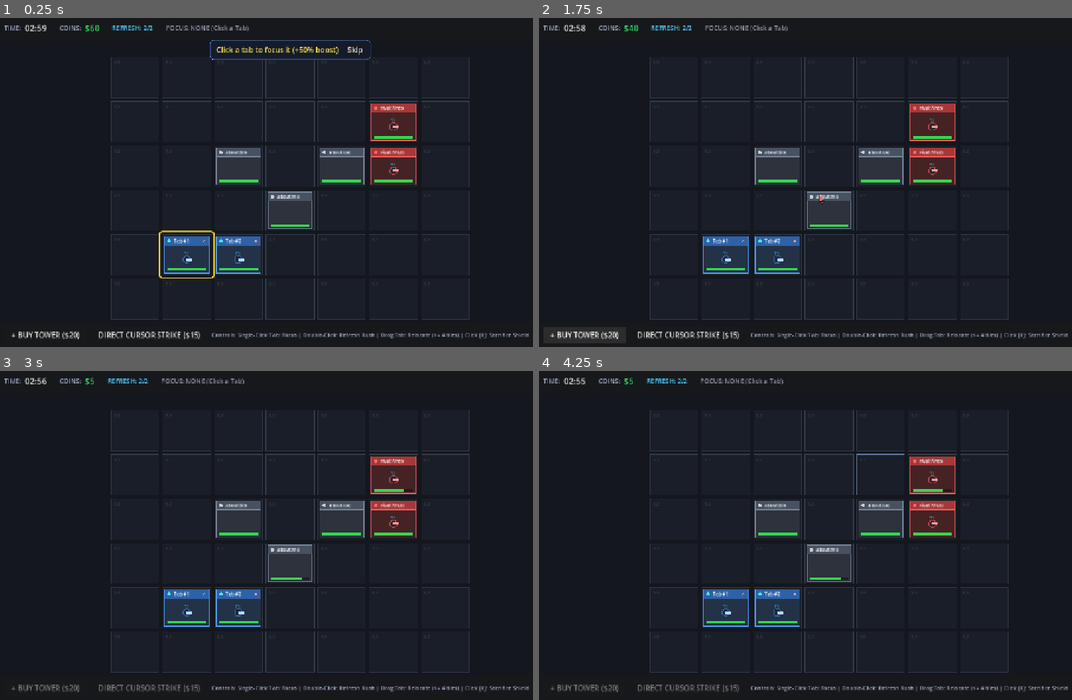
Above: before the commit, frames 1-4 (two rows, left to right).
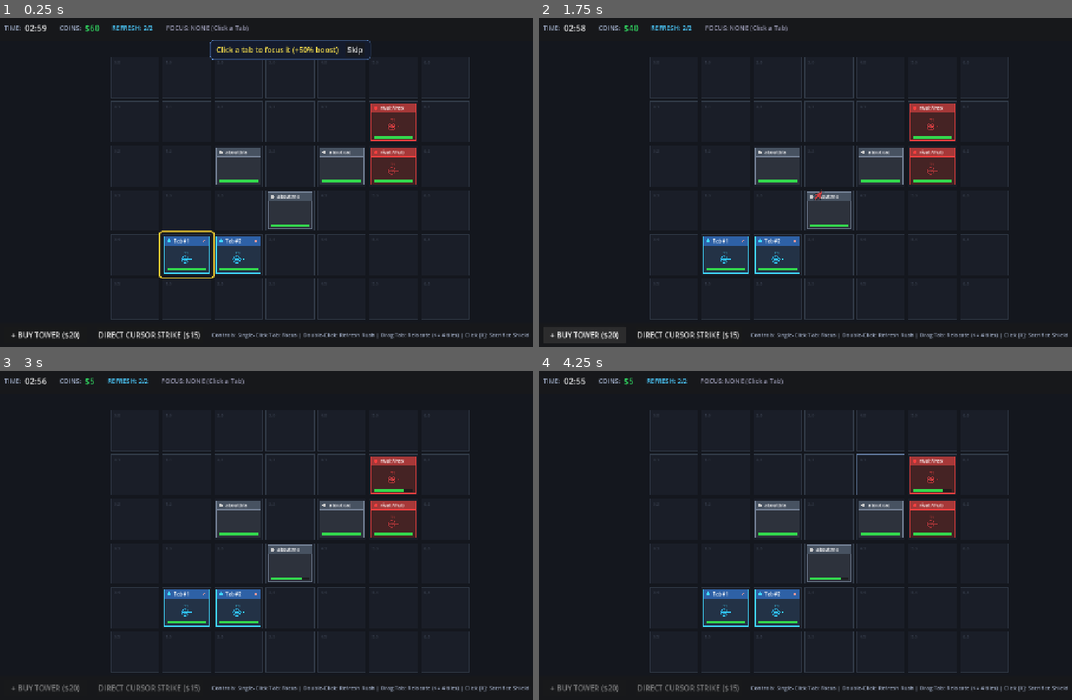
Above: after the commit, the same moments.

Repository: Amarnaath548/tab-siege
Game: Godot game, scene res://scenes/main.tscn
The game is run twice, just before and just after one commit, with the same random seed, the same clock (stepped at 60 frames per second) and the same inputs.
Inputs (mouse positions are in pixels of both pictures, inside the frame that each line leads up to):
- Up to frame 1 (0.25 s): no input
- Up to frame 2 (1.75 s): click "Skip" at 0.5 s; click "+ BUY TOWER ($20)" at 1.25 s
- Up to frame 3 (3 s): click "DIRECT CURSOR STRIKE ($15)" at 2 s; click "+ BUY TOWER ($20)" at 2.75 s
- Up to frame 4 (4.25 s): tap A at 3.5 s; drag from (672, 430) to (890, 459) at 3.52 s

The runs differ from the first frame. In frame 1, 0.4% of the frame differs, in the area x 30-79%, y 26-78%; in frame 2, 0.5%; in frame 3, 0.4%; in frame 4, 0.4%.

Commit message:
feat: implement tab mechanics, cursor strikes, and tower defenses

Diff:
--- /dev/null
+++ b/assets/sprites/cursor_icon.tres
@@ -0,0 +1,7 @@
+[gd_resource type="AtlasTexture" format=3 uid="uid://cwsrjw3noq8y2"]
+
+[ext_resource type="Texture2D" uid="uid://dcmkjauay8n8f" path="res://sprites/Futuristic_game_sprite_sheet_icons_e105b866_2K-removebg-preview (1).png" id="1_byswd"]
+
+[resource]
+atlas = ExtResource("1_byswd")
+region = Rect2(33, 218, 110, 115)
--- /dev/null
+++ b/assets/sprites/pin_icon.tres
@@ -0,0 +1,7 @@
+[gd_resource type="AtlasTexture" format=3 uid="uid://d37bgwdxl84mn"]
+
+[ext_resource type="Texture2D" uid="uid://dcmkjauay8n8f" path="res://sprites/Futuristic_game_sprite_sheet_icons_e105b866_2K-removebg-preview (1).png" id="1_jdo5w"]
+
+[resource]
+atlas = ExtResource("1_jdo5w")
+region = Rect2(207, 215, 88, 121)
--- /dev/null
+++ b/assets/sprites/shield_icon.tres
@@ -0,0 +1,7 @@
+[gd_resource type="AtlasTexture" format=3 uid="uid://c87kqgnxjvv3l"]
+
+[ext_resource type="Texture2D" uid="uid://dcmkjauay8n8f" path="res://sprites/Futuristic_game_sprite_sheet_icons_e105b866_2K-removebg-preview (1).png" id="1_5leef"]
+
+[resource]
+atlas = ExtResource("1_5leef")
+region = Rect2(362, 219, 111, 117)
--- /dev/null
+++ b/assets/sprites/turret_t1.tres
@@ -0,0 +1,7 @@
+[gd_resource type="AtlasTexture" format=3 uid="uid://diyrqjv3wvsga"]
+
+[ext_resource type="Texture2D" uid="uid://dcmkjauay8n8f" path="res://sprites/Futuristic_game_sprite_sheet_icons_e105b866_2K-removebg-preview (1).png" id="1_d63ca"]
+
+[resource]
+atlas = ExtResource("1_d63ca")
+region = Rect2(60, 56, 51, 79)
--- /dev/null
+++ b/assets/sprites/turret_t2.tres
@@ -0,0 +1,7 @@
+[gd_resource type="AtlasTexture" format=3 uid="uid://cgr5vdpaj1bm0"]
+
+[ext_resource type="Texture2D" uid="uid://dcmkjauay8n8f" path="res://sprites/Futuristic_game_sprite_sheet_icons_e105b866_2K-removebg-preview (1).png" id="1_12uo8"]
+
+[resource]
+atlas = ExtResource("1_12uo8")
+region = Rect2(207, 39, 88, 115)
--- /dev/null
+++ b/assets/sprites/turret_t3.tres
@@ -0,0 +1,7 @@
+[gd_resource type="AtlasTexture" format=3 uid="uid://by4iqp67mn2"]
+
+[ext_resource type="Texture2D" uid="uid://dcmkjauay8n8f" path="res://sprites/Futuristic_game_sprite_sheet_icons_e105b866_2K-removebg-preview (1).png" id="1_ew2sp"]
+
+[resource]
+atlas = ExtResource("1_ew2sp")
+region = Rect2(349, 24, 135, 138)
--- /dev/null
+++ b/assets/sprites/turret_t4.tres
@@ -0,0 +1,7 @@
+[gd_resource type="AtlasTexture" format=3 uid="uid://dp86uml6l6hjp"]
+
+[ext_resource type="Texture2D" uid="uid://dcmkjauay8n8f" path="res://sprites/Futuristic_game_sprite_sheet_icons_e105b866_2K-removebg-preview (1).png" id="1_o0wlu"]
+
+[resource]
+atlas = ExtResource("1_o0wlu")
+region = Rect2(515, 33, 136, 135)
--- a/scenes/battle/cursor_strike/cursor_strike.gd
+++ b/scenes/battle/cursor_strike/cursor_strike.gd
@@ -1,7 +1,8 @@
 class_name CursorStrike
 extends Node2D
 
-# Stylized OS mouse cursor that swoops down and strikes a target tab
+# Stylized OS mouse cursor that swoops down and strikes a target tab.
+# Renders AtlasTexture cursor_icon with Sprite2D modulated by faction/focus.
 
 signal strike_impacted(target: Node)
 
@@ -10,6 +11,7 @@
 var damage: float = 15.0
 var faction: String = "player" # "player" or "rival"
 var is_mini: bool = false # Mini cursor strikes used in Refresh Rush
+var is_active_focus: bool = false
 
 var elapsed: float = 0.0
 var strike_duration: float = 0.35
@@ -17,19 +19,81 @@
 var ripple_radius: float = 0.0
 var ripple_alpha: float = 1.0
 
+var _sprite: Sprite2D = null
+var sprite: Sprite2D:
+	get:
+		if _sprite == null:
+			_setup_sprite()
+		return _sprite
+
+const COLOR_PLAYER := Color(0.25, 0.85, 1.0) # Cyan/Blue
+const COLOR_RIVAL := Color(0.95, 0.25, 0.25)  # Crimson
+const COLOR_FOCUS := Color(1.0, 0.82, 0.15)  # Gold
+
+static func _load_atlas(filename: String) -> Texture2D:
+	var paths := [
+		"res://assets/sprites/" + filename,
+		"res://sprites/" + filename
+	]
+	for p in paths:
+		if ResourceLoader.exists(p):
+			return load(p) as Texture2D
+	return null
+
+func _enter_tree() -> void:
+	_setup_sprite()
+	_update_visuals()
+
 func _ready() -> void:
+	_setup_sprite()
+	_update_visuals()
 	queue_redraw()
 
-func init_strike(target: Node, dmg: float, p_faction: String, p_is_mini: bool = false) -> void:
+func _setup_sprite() -> void:
+	if _sprite == null:
+		_sprite = get_node_or_null("Sprite2D") as Sprite2D
+		if _sprite == null:
+			_sprite = Sprite2D.new()
+			_sprite.name = "Sprite2D"
+			add_child(_sprite)
+	if _sprite != null and _sprite.texture == null:
+		_update_visuals()
+
+func init_strike(target: Node, dmg: float, p_faction: String, p_is_mini: bool = false, p_is_active_focus: bool = false) -> void:
 	target_node = target
 	damage = dmg
 	faction = p_faction
 	is_mini = p_is_mini
+	is_active_focus = p_is_active_focus
 	if is_instance_valid(target):
 		target_pos = target.global_position
 	# Start slightly above and to the left of the target
 	var offset := Vector2(-40.0, -60.0) if not is_mini else Vector2(randf_range(-30, 30), -45.0)
 	position = target_pos + offset
+	_update_visuals()
+
+func _update_visuals() -> void:
+	if _sprite == null:
+		_setup_sprite()
+	if _sprite == null:
+		return
+
+	var tex := _load_atlas("cursor_icon.tres")
+	if tex != null:
+		_sprite.texture = tex
+		var max_dim := maxf(tex.get_width(), tex.get_height())
+		if max_dim > 0.0:
+			var target_size := 30.0 if not is_mini else 20.0
+			var s := target_size / max_dim
+			_sprite.scale = Vector2(s, s)
+
+	# Modulate colors for Player (cyan/blue), Rival (crimson), and Active Focus (gold)
+	if faction == "rival":
+		_sprite.modulate = COLOR_RIVAL
+	elif is_active_focus:
+		_sprite.modulate = COLOR_FOCUS
+	else:
+		_sprite.modulate = COLOR_PLAYER
 
 func _process(delta: float) -> void:
 	elapsed += delta
@@ -51,6 +115,10 @@
 
 func _trigger_impact() -> void:
 	impacted = true
+	if _sprite:
+		var fade_tween := create_tween()
+		fade_tween.tween_property(_sprite, "modulate:a", 0.0, 0.18)
+
 	var synth := get_node_or_null("/root/AudioSynth")
 	if synth:
 		synth.play_strike()
@@ -62,25 +130,8 @@
 	queue_redraw()
 
 func _draw() -> void:
-	var scale_factor: float = 0.7 if is_mini else 1.0
-	var col_cursor: Color = Color.WHITE if faction == "player" else Color(1.0, 0.4, 0.4)
-	var col_border: Color = Color(0.1, 0.1, 0.1, 0.9)
-
-	# Draw Cursor pointer polygon
-	var points := PackedVector2Array([
-		Vector2(0, 0) * scale_factor,
-		Vector2(0, 16) * scale_factor,
-		Vector2(4, 12) * scale_factor,
-		Vector2(8, 19) * scale_factor,
-		Vector2(11, 18) * scale_factor,
-		Vector2(7, 11) * scale_factor,
-		Vector2(13, 11) * scale_factor
-	])
-
-	draw_colored_polygon(points, col_cursor)
-	draw_polyline(points, col_border, 1.5)
-
 	# Shockwave click ring on impact
 	if impacted and ripple_alpha > 0.0:
-		var ring_col := Color(0.2, 0.9, 1.0, ripple_alpha) if faction == "player" else Color(1.0, 0.2, 0.2, ripple_alpha)
-		draw_arc(Vector2.ZERO, ripple_radius, 0, TAU, 24, ring_col, 2.5)
+		var ring_col := COLOR_RIVAL if faction == "rival" else (COLOR_FOCUS if is_active_focus else COLOR_PLAYER)
+		var c := Color(ring_col.r, ring_col.g, ring_col.b, ripple_alpha)
+		draw_arc(Vector2.ZERO, ripple_radius, 0, TAU, 24, c, 2.5)
--- a/scenes/battle/cursor_strike/cursor_strike.tscn
+++ b/scenes/battle/cursor_strike/cursor_strike.tscn
@@ -4,3 +4,5 @@
 
 [node name="CursorStrike" type="Node2D"]
 script = ExtResource("1_strike")
+
+[node name="Sprite2D" type="Sprite2D" parent="."]
--- a/scenes/battle/tab/tab_base.gd
+++ b/scenes/battle/tab/tab_base.gd
@@ -59,9 +59,97 @@
 const CursorStrikeScene: PackedScene = preload("res://scenes/battle/cursor_strike/cursor_strike.tscn")
 const TowerScene: PackedScene = preload("res://scenes/battle/tower/tower.tscn")
 
+var _pin_sprite: Sprite2D = null
+var pin_sprite: Sprite2D:
+	get:
+		if _pin_sprite == null:
+			_setup_sprites()
+		return _pin_sprite
+
+var _shield_sprite: Sprite2D = null
+var shield_sprite: Sprite2D:
+	get:
+		if _shield_sprite == null:
+			_setup_sprites()
+		return _shield_sprite
+
+const COLOR_PLAYER := Color(0.25, 0.85, 1.0) # Cyan/Blue
+const COLOR_RIVAL := Color(0.95, 0.25, 0.25)  # Crimson
+const COLOR_FOCUS := Color(1.0, 0.82, 0.15)  # Gold
+
+static func _load_atlas(filename: String) -> Texture2D:
+	var paths := [
+		"res://assets/sprites/" + filename,
+		"res://sprites/" + filename
+	]
+	for p in paths:
+		if ResourceLoader.exists(p):
+			return load(p) as Texture2D
+	return null
+
+func _setup_sprites() -> void:
+	if _pin_sprite == null:
+		_pin_sprite = get_node_or_null("PinSprite") as Sprite2D
+		if _pin_sprite == null:
+			_pin_sprite = Sprite2D.new()
+			_pin_sprite.name = "PinSprite"
+			add_child(_pin_sprite)
+		var pin_tex := _load_atlas("pin_icon.tres")
+		if pin_tex != null:
+			_pin_sprite.texture = pin_tex
+			var max_dim := maxf(pin_tex.get_width(), pin_tex.get_height())
+			if max_dim > 0.0:
+				var s := 22.0 / max_dim
+				_pin_sprite.scale = Vector2(s, s)
+		_pin_sprite.position = Vector2(-48.0 + 14.0, 40.0 - 22.0)
+		_pin_sprite.visible = false
+		_pin_sprite.z_index = 5
+
+	if _shield_sprite == null:
+		_shield_sprite = get_node_or_null("ShieldSprite") as Sprite2D
+		if _shield_sprite == null:
+			_shield_sprite = Sprite2D.new()
+			_shield_sprite.name = "ShieldSprite"
+			add_child(_shield_sprite)
+		var shield_tex := _load_atlas("shield_icon.tres")
+		if shield_tex != null:
+			_shield_sprite.texture = shield_tex
+			var max_dim := maxf(shield_tex.get_width(), shield_tex.get_height())
+			if max_dim > 0.0:
+				var s := 56.0 / max_dim
+				_shield_sprite.scale = Vector2(s, s)
+		_shield_sprite.position = Vector2(0, 0)
+		_shield_sprite.visible = false
+		_shield_sprite.z_index = 6
+
+func _update_visual_nodes() -> void:
+	if _pin_sprite == null or _shield_sprite == null:
+		_setup_sprites()
+
+	var base_col := COLOR_RIVAL if faction == Faction.RIVAL else (COLOR_FOCUS if is_active_focused else COLOR_PLAYER)
+
+	if _pin_sprite:
+		_pin_sprite.visible = (drag_cooldown_timer > 0.0)
+		_pin_sprite.modulate = base_col
+
+	if _shield_sprite:
+		if is_shielded():
+			_shield_sprite.visible = true
+			var pulse: float = (sin(Time.get_ticks_msec() * 0.008) + 1.0) * 0.5
+			var alpha: float = 0.5 + pulse * 0.45
+			_shield_sprite.modulate = Color(base_col.r, base_col.g, base_col.b, alpha)
+		else:
+			_shield_sprite.visible = false
+
+func _enter_tree() -> void:
+	_setup_sprites()
+	_update_visual_nodes()
+
 func _ready() -> void:
 	add_to_group("tabs")
 	current_hp = max_hp
+	_setup_sprites()
+	_update_visual_nodes()
 	queue_redraw()
 
 func set_faction(new_faction: Faction) -> void:
@@ -69,7 +157,12 @@
 	for t in towers:
 		if is_instance_valid(t):
 			t.faction = "player" if faction == Faction.PLAYER else ("rival" if faction == Faction.RIVAL else "neutral")
+			if t.has_method("set_active_focus"):
+				t.set_active_focus(is_active_focused and is_player())
+			elif t.has_method("_update_visuals"):
+				t._update_visuals()
 			t.queue_redraw()
+	_update_visual_nodes()
 	queue_redraw()
 
 func is_player() -> bool: return faction == Faction.PLAYER
@@ -84,9 +177,15 @@
 
 func set_focused(focused: bool) -> void:
 	is_active_focused = focused
+	for t in towers:
+		if is_instance_valid(t) and t.has_method("set_active_focus"):
+			t.set_active_focus(focused and is_player())
+	_update_visual_nodes()
 	queue_redraw()
 
 func _process(delta: float) -> void:
+	_update_visual_nodes()
+
 	# Tick cooldowns and state timers
 	if inert_timer > 0.0:
 		inert_timer = maxf(0.0, inert_timer - delta)
@@ -235,7 +334,7 @@
 	# Target closest or lowest HP rival tab
 	var target: TabBase = rival_tabs[randi() % rival_tabs.size()]
 	var strike: CursorStrike = CursorStrikeScene.instantiate()
-	strike.init_strike(target, 12.0, "player", true)
+	strike.init_strike(target, 12.0, "player", true, is_active_focused)
 	get_tree().current_scene.add_child(strike)
 
 func merge_available_towers() -> void:
@@ -462,6 +561,8 @@
 	var tower: TabTower = TowerScene.instantiate()
 	tower.tier = tier
 	tower.faction = "player" if is_player() else ("rival" if is_rival() else "neutral")
+	if tower.has_method("set_active_focus"):
+		tower.set_active_focus(is_active_focused and is_player())
 	add_child(tower)
 	towers.append(tower)
 
@@ -508,11 +609,11 @@
 		Faction.PLAYER:
 			header_col = Color(0.18, 0.38, 0.65)
 			body_col = Color(0.14, 0.20, 0.28, 0.95)
-			border_col = Color(0.3, 0.6, 0.95)
+			border_col = COLOR_FOCUS if is_active_focused else COLOR_PLAYER
 		Faction.RIVAL:
 			header_col = Color(0.65, 0.22, 0.22)
 			body_col = Color(0.28, 0.14, 0.14, 0.95)
-			border_col = Color(0.95, 0.35, 0.35)
+			border_col = COLOR_RIVAL
 		Faction.NEUTRAL:
 			header_col = Color(0.28, 0.32, 0.38)
 			body_col = Color(0.18, 0.20, 0.24, 0.95)
@@ -521,7 +622,7 @@
 	# 1. Bold flat-color ring for Active Tab Focus
 	if is_active_focused and is_player():
 		var ring_rect := rect.grow(5.0)
-		draw_rect(ring_rect, Color(1.0, 0.78, 0.15, 0.95), false, 3.5)
+		draw_rect(ring_rect, COLOR_FOCUS, false, 3.5)
 
 	# 2. Tab Body background & border
 	draw_rect(rect, body_col, true)
@@ -533,7 +634,7 @@
 	draw_rect(header_rect, border_col, false, 1.0)
 
 	# 4. Favicon dot
-	var fav_col := Color(0.3, 0.9, 0.9) if is_player() else (Color(1.0, 0.4, 0.4) if is_rival() else Color(0.8, 0.8, 0.8))
+	var fav_col := COLOR_FOCUS if (is_active_focused and is_player()) else (COLOR_PLAYER if is_player() else (COLOR_RIVAL if is_rival() else Color(0.8, 0.8, 0.8)))
 	draw_circle(Vector2(-tab_w * 0.5 + 10.0, -tab_h * 0.5 + 10.0), 4.0, fav_col)
 
 	# 5. Tab Title string
@@ -554,22 +655,12 @@
 	var hp_col := Color(0.2, 0.85, 0.3) if hp_pct > 0.4 else Color(0.95, 0.7, 0.1)
 	draw_rect(hp_fill_rect, hp_col, true)
 
-	# 8. Flat Pin Icon (shown when Drag Relocation is on 15s cooldown)
-	if drag_cooldown_timer > 0.0:
-		var pin_pos := Vector2(-tab_w * 0.5 + 12.0, tab_h * 0.5 - 24.0)
-		draw_circle(pin_pos, 4.0, Color(1.0, 0.3, 0.3))
-		draw_line(pin_pos, pin_pos + Vector2(0, 8), Color.WHITE, 1.5)
-
-	# 9. Inert downtime visual (3s relocation downtime)
+	# Note: Pin and Shield icons are rendered via Sprite2D nodes (pin_sprite, shield_sprite)
+	# with AtlasTextures pin_icon.tres and shield_icon.tres instead of primitive drawn shapes.
+
+	# 8. Inert downtime visual (3s relocation downtime)
 	if is_inert():
 		var inert_overlay := Rect2(-tab_w * 0.5, -tab_h * 0.5, tab_w, tab_h)
 		draw_rect(inert_overlay, Color(0.1, 0.1, 0.15, 0.6), true)
 		var inert_str := "INERT (%.1fs)" % inert_timer
-		draw_string(font, Vector2(-32, 2), inert_str, HORIZONTAL_ALIGNMENT_CENTER, -1, 10, Color(1.0, 0.8, 0.2))
-
-	# 10. Shield Barrier Visual (Close Tab Sacrifice Shield)
-	if is_shielded():
-		var shield_rect := rect.grow(4.0)
-		var pulse: float = (sin(Time.get_ticks_msec() * 0.008) + 1.0) * 0.5
-		var shield_col := Color(0.2, 0.9, 1.0, 0.4 + pulse * 0.4)
-		draw_rect(shield_rect, shield_col, false, 3.0)
+		draw_string(font, Vector2(-32, 2), inert_str, HORIZONTAL_ALIGNMENT_CENTER, -1, 10, COLOR_FOCUS)
--- a/scenes/battle/tab/tab_base.tscn
+++ b/scenes/battle/tab/tab_base.tscn
@@ -4,3 +4,11 @@
 
 [node name="TabBase" type="Node2D"]
 script = ExtResource("1_tab")
+
+[node name="PinSprite" type="Sprite2D" parent="."]
+visible = false
+z_index = 5
+
+[node name="ShieldSprite" type="Sprite2D" parent="."]
+visible = false
+z_index = 6
--- a/scenes/battle/tower/tower.gd
+++ b/scenes/battle/tower/tower.gd
@@ -3,6 +3,7 @@
 
 # Turret mounted on a TabBase. Fires projectiles at enemy tabs or cursors.
 # Supports 4 tiers with scaling combat stats and distinct visual indicators.
+# Renders AtlasTexture sprites (turret_t1 .. turret_t4) modulated by faction/focus.
 
 signal tower_fired()
 signal tower_merged(new_tier: int)
@@ -22,18 +23,100 @@
 var base_fire_interval: float = 1.2
 var base_damage: float = 12.0
 var attack_range: float = 380.0
+var is_active_focused: bool = false
+
+var _sprite: Sprite2D = null
+var sprite: Sprite2D:
+	get:
+		if _sprite == null:
+			_setup_sprite()
+		return _sprite
+
+const COLOR_PLAYER := Color(0.25, 0.85, 1.0) # Cyan/Blue
+const COLOR_RIVAL := Color(0.95, 0.25, 0.25)  # Crimson
+const COLOR_FOCUS := Color(1.0, 0.82, 0.15)  # Gold
 
 const ProjectileScene: PackedScene = preload("res://scenes/battle/tower/projectile.tscn")
 
+static func _load_atlas(filename: String) -> Texture2D:
+	var paths := [
+		"res://assets/sprites/" + filename,
+		"res://sprites/" + filename
+	]
+	for p in paths:
+		if ResourceLoader.exists(p):
+			return load(p) as Texture2D
+	return null
+
+func _enter_tree() -> void:
+	_setup_sprite()
+	_update_tier_stats()
+	_update_visuals()
+
 func _ready() -> void:
+	_setup_sprite()
 	_update_tier_stats()
+	_update_visuals()
 	queue_redraw()
+
+func _setup_sprite() -> void:
+	if _sprite == null:
+		_sprite = get_node_or_null("Sprite2D") as Sprite2D
+		if _sprite == null:
+			_sprite = Sprite2D.new()
+			_sprite.name = "Sprite2D"
+			add_child(_sprite)
+	if _sprite != null and _sprite.texture == null:
+		_update_visuals()
 
 func set_tier(new_tier: Tier) -> void:
 	tier = new_tier
 	_update_tier_stats()
+	_update_visuals()
 	queue_redraw()
 	tower_merged.emit(int(tier))
+
+func set_active_focus(focused: bool) -> void:
+	is_active_focused = focused
+	_update_visuals()
+	queue_redraw()
+
+func _update_visuals() -> void:
+	if _sprite == null:
+		_setup_sprite()
+	if _sprite == null:
+		return
+
+	var tex: Texture2D = null
+	match tier:
+		Tier.TIER_1:
+			tex = _load_atlas("turret_t1.tres")
+		Tier.TIER_2:
+			tex = _load_atlas("turret_t2.tres")
+		Tier.TIER_3:
+			tex = _load_atlas("turret_t3.tres")
+		Tier.TIER_4:
+			tex = _load_atlas("turret_t4.tres")
+
+	if tex != null:
+		_sprite.texture = tex
+		var max_dim := maxf(tex.get_width(), tex.get_height())
+		if max_dim > 0.0:
+			var target_size := 26.0 + (int(tier) - 1) * 2.0
+			var s := target_size / max_dim
+			_sprite.scale = Vector2(s, s)
+
+	# The turret sprite barrel points UP in the atlas sheet.
+	# Rotate 90 degrees (PI * 0.5) so it aligns with forward (+X) firing axis.
+	_sprite.rotation = PI * 0.5
+
+	# Modulate colors for Player (cyan/blue), Rival (crimson), and Active Focus (gold)
+	if faction == "rival":
+		_sprite.modulate = COLOR_RIVAL
+	elif is_active_focused:
+		_sprite.modulate = COLOR_FOCUS
+	else:
+		_sprite.modulate = COLOR_PLAYER
 
 func _update_tier_stats() -> void:
 	match tier:
@@ -128,53 +211,8 @@
 	tower_fired.emit()
 
 func _draw() -> void:
-	var base_col: Color
-	var barrel_col: Color
-	var accent_col: Color
-
-	match tier:
-		Tier.TIER_1:
-			base_col = Color(0.2, 0.4, 0.7) if faction == "player" else Color(0.7, 0.25, 0.25)
-			barrel_col = Color(0.7, 0.85, 1.0) if faction == "player" else Color(1.0, 0.6, 0.6)
-			accent_col = Color(0.25, 0.85, 1.0)
-		Tier.TIER_2:
-			base_col = Color(0.15, 0.52, 0.42) if faction == "player" else Color(0.75, 0.35, 0.2)
-			barrel_col = Color(0.45, 0.95, 0.7) if faction == "player" else Color(1.0, 0.7, 0.5)
-			accent_col = Color(0.2, 1.0, 0.5)
-		Tier.TIER_3:
-			base_col = Color(0.65, 0.48, 0.12) if faction == "player" else Color(0.85, 0.4, 0.1)
-			barrel_col = Color(1.0, 0.88, 0.35) if faction == "player" else Color(1.0, 0.8, 0.4)
-			accent_col = Color(1.0, 0.85, 0.1)
-		Tier.TIER_4:
-			base_col = Color(0.55, 0.15, 0.65) if faction == "player" else Color(0.85, 0.15, 0.45)
-			barrel_col = Color(1.0, 0.4, 0.95) if faction == "player" else Color(1.0, 0.4, 0.7)
-			accent_col = Color(0.9, 0.2, 1.0)
-
-	# Tier 4 outer glow ring
-	if tier == Tier.TIER_4:
-		draw_circle(Vector2.ZERO, 12.0, Color(accent_col.r, accent_col.g, accent_col.b, 0.25))
-
-	# Turret circle body
-	draw_circle(Vector2.ZERO, 9.0, base_col)
-	draw_circle(Vector2.ZERO, 7.0, Color(0.12, 0.16, 0.22))
-
-	# Barrel(s)
-	match tier:
-		Tier.TIER_1:
-			draw_rect(Rect2(Vector2(0, -2.5), Vector2(11, 5)), barrel_col, true)
-		Tier.TIER_2:
-			draw_rect(Rect2(Vector2(0, -4.5), Vector2(11, 3.5)), barrel_col, true)
-			draw_rect(Rect2(Vector2(0, 1.0), Vector2(11, 3.5)), barrel_col, true)
-		Tier.TIER_3:
-			draw_rect(Rect2(Vector2(0, -5.5), Vector2(12, 3)), barrel_col, true)
-			draw_rect(Rect2(Vector2(0, -1.5), Vector2(13, 3)), accent_col, true)
-			draw_rect(Rect2(Vector2(0, 2.5), Vector2(12, 3)), barrel_col, true)
-		Tier.TIER_4:
-			draw_rect(Rect2(Vector2(0, -6), Vector2(13, 2.5)), barrel_col, true)
-			draw_rect(Rect2(Vector2(0, -2), Vector2(15, 4)), accent_col, true)
-			draw_rect(Rect2(Vector2(0, 3.5), Vector2(13, 2.5)), barrel_col, true)
-
-	# Distinct text label T1, T2, T3, T4 above the turret for instant top-down readability
+	# Subtle tier badge label above the turret for instant readability
 	var font := ThemeDB.fallback_font
 	var tier_label_str := "T%d" % int(tier)
-	draw_string(font, Vector2(-6, -10), tier_label_str, HORIZONTAL_ALIGNMENT_CENTER, -1, 9, accent_col)
+	var badge_col := COLOR_RIVAL if faction == "rival" else (COLOR_FOCUS if is_active_focused else COLOR_PLAYER)
+	draw_string(font, Vector2(-6, -11), tier_label_str, HORIZONTAL_ALIGNMENT_CENTER, -1, 9, badge_col)
--- a/scenes/battle/tower/tower.tscn
+++ b/scenes/battle/tower/tower.tscn
@@ -4,3 +4,5 @@
 
 [node name="TabTower" type="Node2D"]
 script = ExtResource("1_tower")
+
+[node name="Sprite2D" type="Sprite2D" parent="."]
--- a/scenes/main.tscn
+++ b/scenes/main.tscn
@@ -1,8 +1,8 @@
-[gd_scene load_steps=2 format=3 uid="uid://b5m8v4q1n3p15"]
+[gd_scene format=3 uid="uid://b5m8v4q1n3p15"]
 
-[ext_resource type="Script" path="res://scenes/main.gd" id="1_main"]
+[ext_resource type="Script" uid="uid://bsof3ds381x7e" path="res://scenes/main.gd" id="1_main"]
 
-[node name="Main" type="Node"]
+[node name="Main" type="Node" unique_id=725214761]
 script = ExtResource("1_main")
 
-[node name="ContentHolder" type="Node" parent="."]
+[node name="ContentHolder" type="Node" parent="." unique_id=317917319]
--- /dev/null
+++ b/sprites/cursor_icon.tres
@@ -0,0 +1,7 @@
+[gd_resource type="AtlasTexture" format=3 uid="uid://cwsrjw3noq8y2"]
+
+[ext_resource type="Texture2D" uid="uid://dcmkjauay8n8f" path="res://sprites/Futuristic_game_sprite_sheet_icons_e105b866_2K-removebg-preview (1).png" id="1_byswd"]
+
+[resource]
+atlas = ExtResource("1_byswd")
+region = Rect2(33, 218, 110, 115)
--- /dev/null
+++ b/sprites/pin_icon.tres
@@ -0,0 +1,7 @@
+[gd_resource type="AtlasTexture" format=3 uid="uid://d37bgwdxl84mn"]
+
+[ext_resource type="Texture2D" uid="uid://dcmkjauay8n8f" path="res://sprites/Futuristic_game_sprite_sheet_icons_e105b866_2K-removebg-preview (1).png" id="1_jdo5w"]
+
+[resource]
+atlas = ExtResource("1_jdo5w")
+region = Rect2(207, 215, 88, 121)
--- /dev/null
+++ b/sprites/shield_icon.tres
@@ -0,0 +1,7 @@
+[gd_resource type="AtlasTexture" format=3 uid="uid://c87kqgnxjvv3l"]
+
+[ext_resource type="Texture2D" uid="uid://dcmkjauay8n8f" path="res://sprites/Futuristic_game_sprite_sheet_icons_e105b866_2K-removebg-preview (1).png" id="1_5leef"]
+
+[resource]
+atlas = ExtResource("1_5leef")
+region = Rect2(362, 219, 111, 117)
--- /dev/null
+++ b/sprites/turret_t1.tres
@@ -0,0 +1,7 @@
+[gd_resource type="AtlasTexture" format=3 uid="uid://diyrqjv3wvsga"]
+
+[ext_resource type="Texture2D" uid="uid://dcmkjauay8n8f" path="res://sprites/Futuristic_game_sprite_sheet_icons_e105b866_2K-removebg-preview (1).png" id="1_d63ca"]
+
+[resource]
+atlas = ExtResource("1_d63ca")
+region = Rect2(60, 56, 51, 79)
--- /dev/null
+++ b/sprites/turret_t2.tres
@@ -0,0 +1,7 @@
+[gd_resource type="AtlasTexture" format=3 uid="uid://cgr5vdpaj1bm0"]
+
+[ext_resource type="Texture2D" uid="uid://dcmkjauay8n8f" path="res://sprites/Futuristic_game_sprite_sheet_icons_e105b866_2K-removebg-preview (1).png" id="1_12uo8"]
+
+[resource]
+atlas = ExtResource("1_12uo8")
+region = Rect2(207, 39, 88, 115)
--- /dev/null
+++ b/sprites/turret_t3.tres
@@ -0,0 +1,7 @@
+[gd_resource type="AtlasTexture" format=3 uid="uid://by4iqp67mn2"]
+
+[ext_resource type="Texture2D" uid="uid://dcmkjauay8n8f" path="res://sprites/Futuristic_game_sprite_sheet_icons_e105b866_2K-removebg-preview (1).png" id="1_ew2sp"]
+
+[resource]
+atlas = ExtResource("1_ew2sp")
+region = Rect2(349, 24, 135, 138)
--- /dev/null
+++ b/sprites/turret_t4.tres
@@ -0,0 +1,7 @@
+[gd_resource type="AtlasTexture" format=3 uid="uid://dp86uml6l6hjp"]
+
+[ext_resource type="Texture2D" uid="uid://dcmkjauay8n8f" path="res://sprites/Futuristic_game_sprite_sheet_icons_e105b866_2K-removebg-preview (1).png" id="1_o0wlu"]
+
+[resource]
+atlas = ExtResource("1_o0wlu")
+region = Rect2(515, 33, 136, 135)
Binary file added: sprites/Futuristic_game_sprite_sheet_icons_e105b866_2K-removebg-preview (1).png
Not shown, changed: sprites/Futuristic_game_sprite_sheet_icons_e105b866_2K-removebg-preview (1).png.import
Binary file removed: sprites/tab_siege_sheet.png
